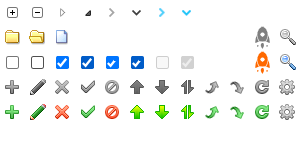
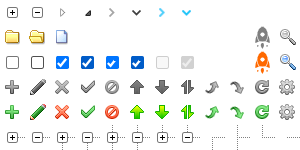
Layered file, before and after one edit (300x150). Changes by layer:
added layer "dot 副本 3" above "dot 副本 4" over left=237, top=125, right=250, bottom=150
added layer "dot 副本 2" above "dot 副本" over left=262, top=125, right=275, bottom=138
added layer "dot 副本" above "dot" over left=212, top=137, right=225, bottom=150
added layer "minu2 副本 4" above "plus2 副本 4" over left=182, top=125, right=200, bottom=143
added layer "plus2 副本 4" above "minu2 副本 3" over left=157, top=125, right=175, bottom=143
added layer "minu2 副本 3" above "plus2 副本 3" over left=132, top=125, right=150, bottom=150
added layer "plus2 副本 3" above "minu2 副本 2" over left=107, top=125, right=125, bottom=150
added layer "minu2 副本 2" above "plus2 副本 2" over left=82, top=132, right=100, bottom=150
added layer "plus2 副本 2" above "minu2 副本" over left=57, top=132, right=75, bottom=150
added layer "minu2 副本" above "plus2 副本" over left=32, top=132, right=50, bottom=143
added layer "plus2 副本" above "minu2" over left=7, top=132, right=25, bottom=143
